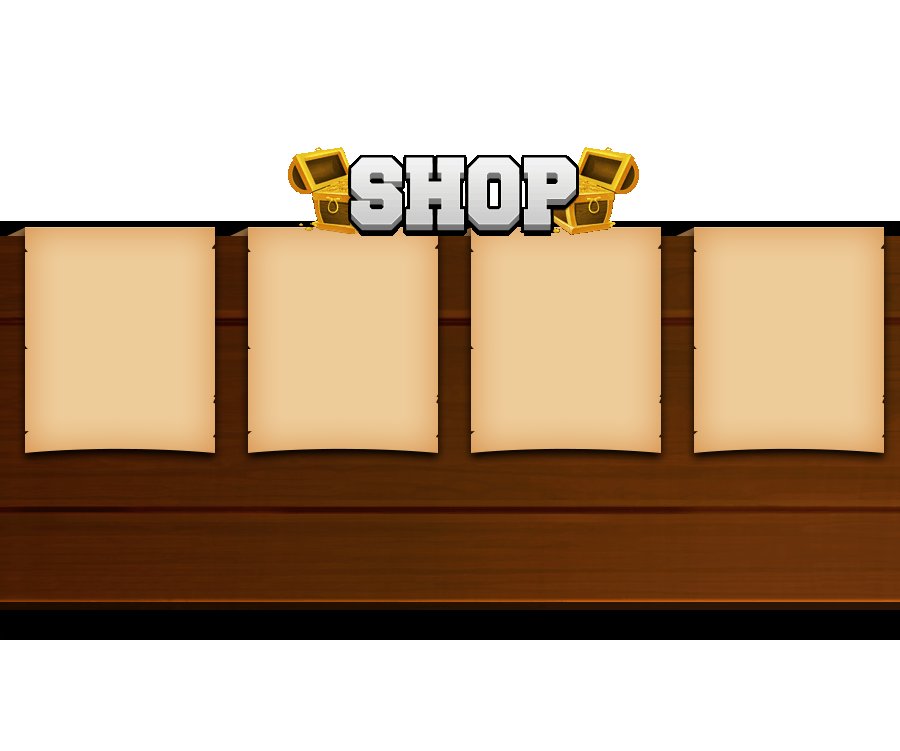
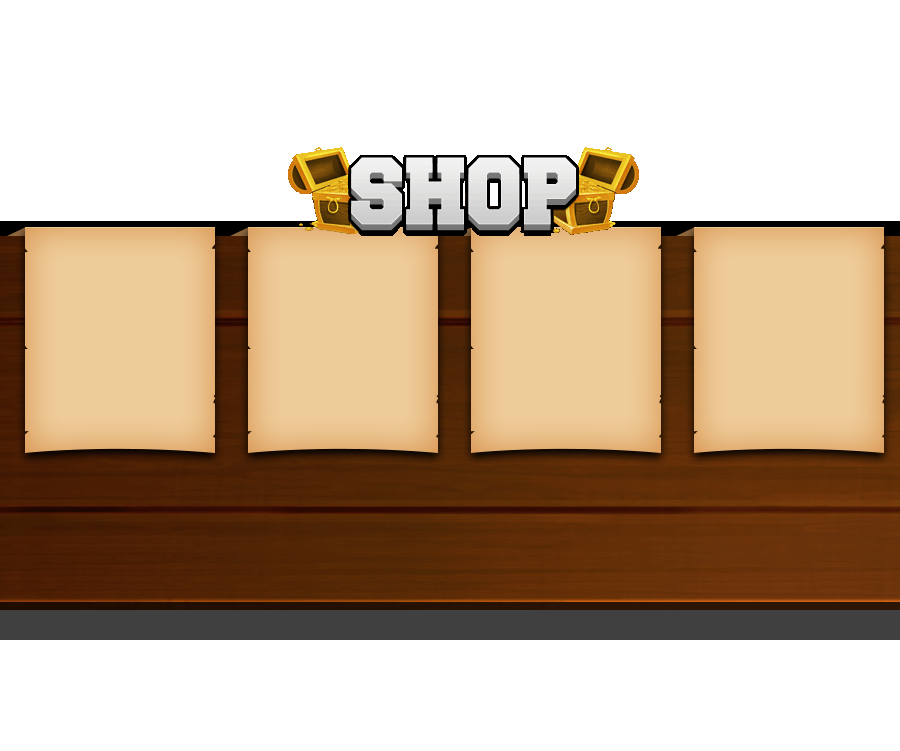
Two versions of the same layered image (900 × 751). Layer-by-layer changes:
added layer "shadow" (75%) above "Pasted Layer" over [0, 610, 900, 640]
painted on "Pasted Layer" over [0, 610, 900, 640]
